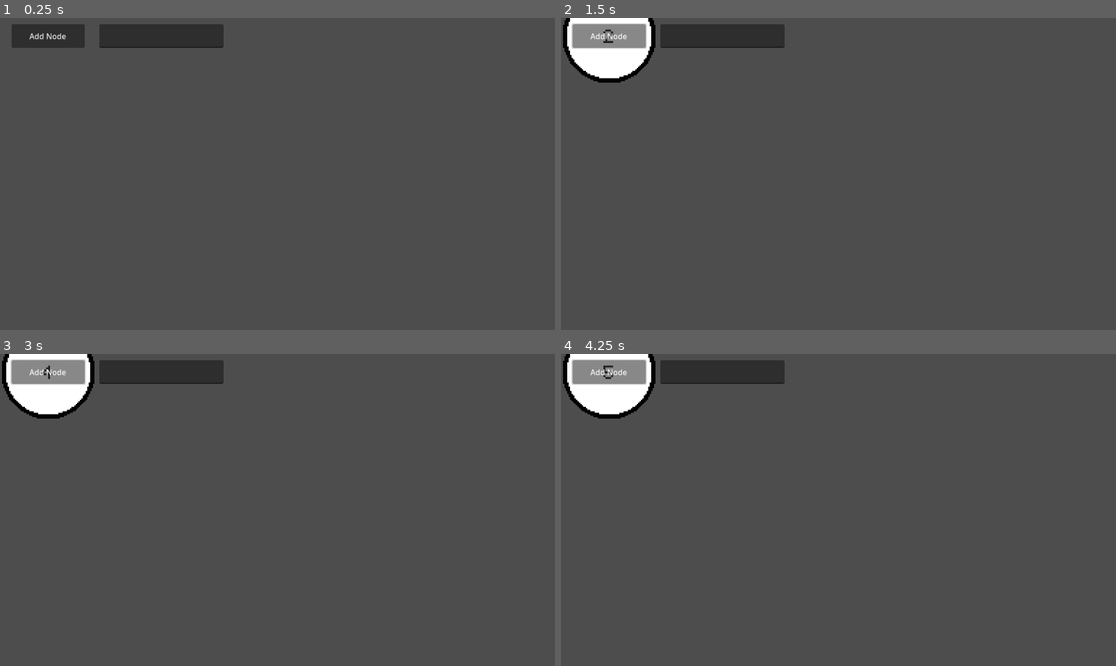
Above: before the commit, frames 1-4 (two rows, left to right).
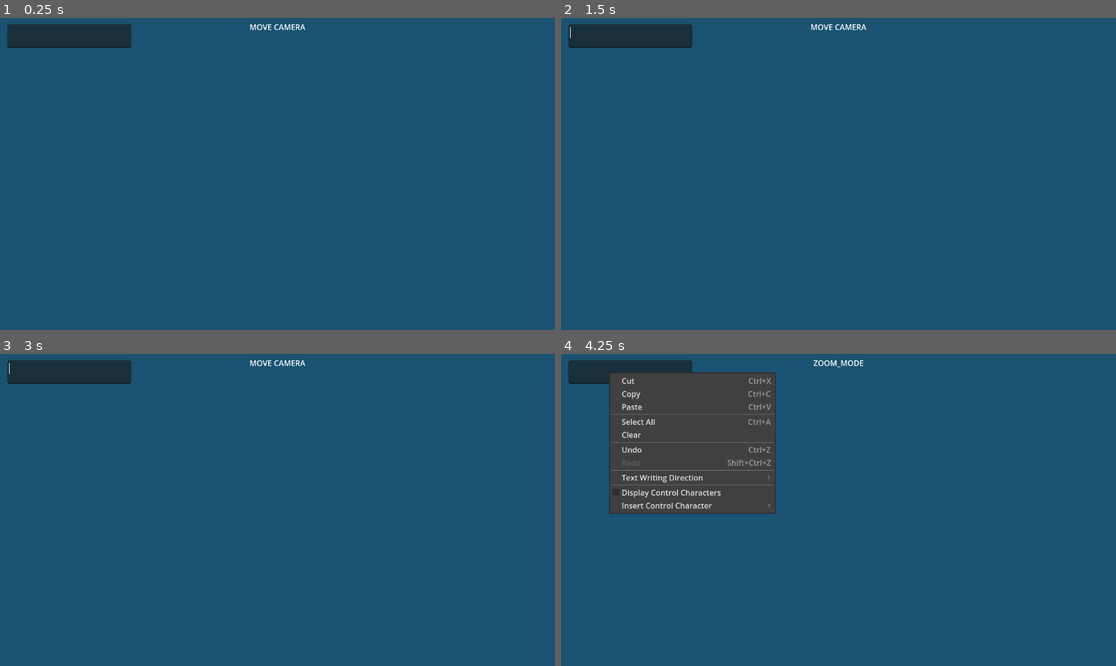
Above: after the commit, the same moments.

Repository: gabrieldudau/DSAVisualizer
Game: Godot game, scene res://scenes/main.tscn
Two runs of this game, one before a commit and one after it. Both use one fixed random seed, a clock stepped at 60 frames per second and the inputs below.
Inputs (mouse positions are in pixels of both pictures, inside the frame that each line leads up to):
- Up to frame 1 (0.25 s): no input
- Up to frame 2 (1.5 s): click (610, 36) at 0.5 s, where only the run before the commit has a clickable "Add Node"; click (610, 36) at 1.25 s, where only the run before the commit has a clickable "Add Node"
- Up to frame 3 (3 s): click (49, 372) at 2 s, where only the run before the commit has a clickable "Add Node"; tap Enter at 2.75 s; move the mouse to (49, 372) at 2.77 s; press the mouse at (49, 372) at 2.78 s
- Up to frame 4 (4.25 s): right-click (610, 372) at 3.05 s; tap Space at 3.5 s; release the mouse at (610, 372) at 3.53 s; right-click (610, 372) at 3.6 s; click (610, 372) at 3.8 s

The runs differ from the first frame. In frame 1, 99% of the frame differs, in the area x 0-100%, y 0-100%; in frame 2, 100%; in frame 3, 100%; in frame 4, 88%.

Commit message:
node-adding functionality, zoom mode, move mode, tree-nodes now have actual binary-tree parameters

Diff:
--- /dev/null
+++ b/global_signal/global_signal.gd
@@ -0,0 +1,4 @@
+extends Node
+
+# Takes a Tree Node as an argument
+signal newNode(instance:Area2D)
--- a/project.godot
+++ b/project.godot
@@ -14,6 +14,10 @@
 run/main_scene="uid://d2xh40qn3a1ii"
 config/features=PackedStringArray("4.4", "Forward Plus")
 config/icon="res://icon.svg"
+
+[autoload]
+
+GlobalSignal="*res://global_signal/global_signal.gd"
 
 [dotnet]
 
@@ -35,3 +39,4 @@
 [rendering]
 
 textures/canvas_textures/default_texture_filter=0
+environment/defaults/default_clear_color=Color(0.0968892, 0.323743, 0.441436, 1)
--- a/scenes/main.tscn
+++ b/scenes/main.tscn
@@ -1,32 +1,38 @@
-[gd_scene load_steps=3 format=3 uid="uid://d2xh40qn3a1ii"]
+[gd_scene load_steps=4 format=3 uid="uid://d2xh40qn3a1ii"]
 
 [ext_resource type="Script" uid="uid://77p6d5dnv1pd" path="res://scripts/game_controler.gd" id="1_o5qli"]
-[ext_resource type="Script" uid="uid://bg7gfpb7qqef2" path="res://scripts/add_node.gd" id="2_0wfyh"]
+[ext_resource type="Script" uid="uid://b0t6b0yx088o8" path="res://scripts/tree_node_input.gd" id="3_sugp2"]
+[ext_resource type="Script" uid="uid://cny6u56owmp3m" path="res://scripts/bin_tree_handler.gd" id="4_jyhfs"]
 
-[node name="GameControler" type="Node"]
+[node name="GameControler" type="Node2D"]
 script = ExtResource("1_o5qli")
 
 [node name="Control" type="CanvasLayer" parent="."]
 
-[node name="Button" type="Button" parent="Control"]
-offset_left = 24.0
+[node name="TextEdit" type="TextEdit" parent="Control"]
+offset_left = 15.0
 offset_top = 13.0
-offset_right = 176.0
+offset_right = 273.0
 offset_bottom = 62.0
-text = "Add Node"
-script = ExtResource("2_0wfyh")
+script = ExtResource("3_sugp2")
 
-[node name="TextEdit" type="TextEdit" parent="Control"]
-offset_left = 206.0
-offset_top = 13.0
-offset_right = 464.0
-offset_bottom = 62.0
+[node name="Label" type="Label" parent="Control"]
+anchors_preset = 5
+anchor_left = 0.5
+anchor_right = 0.5
+offset_left = -20.0
+offset_top = 7.0
+offset_right = 20.0
+offset_bottom = 30.0
+grow_horizontal = 2
 
 [node name="Camera2D" type="Camera2D" parent="."]
 
-[node name="Lines" type="Node" parent="."]
+[node name="Lines" type="Node2D" parent="."]
 
-[node name="TreeNodes" type="Node" parent="."]
+[node name="TreeNodes" type="Node2D" parent="."]
+script = ExtResource("4_jyhfs")
 
-[connection signal="mouse_entered" from="Control/Button" to="." method="_on_button_mouse_entered"]
-[connection signal="mouse_entered" from="Control/Button" to="Control/Button" method="_on_mouse_entered"]
+[connection signal="text_changed" from="Control/TextEdit" to="Control/TextEdit" method="_on_text_changed"]
+[connection signal="tree_entered" from="TreeNodes" to="TreeNodes" method="_on_tree_entered"]
+[connection signal="tree_exiting" from="TreeNodes" to="TreeNodes" method="_on_tree_exiting"]
--- a/scenes/tree_node.tscn
+++ b/scenes/tree_node.tscn
@@ -5,13 +5,13 @@
 [ext_resource type="FontFile" uid="uid://bwnejgghmtjhc" path="res://assets/fonts/pixeloid-font/PixeloidMono-d94EV.ttf" id="2_spehj"]
 
 [sub_resource type="CircleShape2D" id="CircleShape2D_spehj"]
-radius = 92.0
+radius = 61.6604
 
 [node name="TreeNode" type="Area2D"]
 script = ExtResource("1_spehj")
 
 [node name="Sprite2D" type="Sprite2D" parent="."]
-scale = Vector2(3, 3)
+scale = Vector2(2, 2)
 texture = ExtResource("1_m7hul")
 
 [node name="Label" type="Label" parent="."]
@@ -32,3 +32,4 @@
 
 [connection signal="mouse_entered" from="." to="." method="_on_mouse_entered"]
 [connection signal="mouse_exited" from="." to="." method="_on_mouse_exited"]
+[connection signal="ready" from="." to="." method="_on_ready"]
--- a/scripts/add_node.gd
+++ /dev/null
@@ -1 +0,0 @@
-extends Button
--- /dev/null
+++ b/scripts/bin_tree_handler.gd
@@ -0,0 +1,77 @@
+extends Node2D
+
+@onready var game_controler: Node2D = $".."
+
+const TREE_NODE = preload("res://scenes/tree_node.tscn")
+var root
+
+func _on_tree_entered() -> void:
+	GlobalSignal.newNode.connect(add_node)
+
+func _on_tree_exiting() -> void:
+	GlobalSignal.newNode.disconnect(add_node)
+
+
+func add_node(tree_node:Area2D) -> void:
+	var offset_vertical = -200
+	var x = root
+	var px = null
+
+	var left_subtree = null
+	var place_in_horizontal:String = ""
+	while x != null:
+		px = x
+		if (x.key > tree_node.key):
+			# actual logic
+			x = x.left
+
+			# logic for placement of graphical nodes
+			if left_subtree == null:
+				left_subtree = true
+			elif left_subtree == true:
+				place_in_horizontal += "1"
+			else:
+				place_in_horizontal += "0"
+		else:
+			# actual logic
+			x=x.right
+
+			# logic for placement of graphical nodes
+			if left_subtree == null:
+				left_subtree = false
+			elif left_subtree == true:
+				place_in_horizontal += "0"
+			else:
+				place_in_horizontal += "1"
+
+		# increasing the layer
+		offset_vertical += 150
+
+	tree_node.parent = px
+	if px == null:
+		root = tree_node
+		# position of root
+		tree_node.position = Vector2(0, -200)
+		add_child(tree_node)
+		return
+	else:
+		if px.key > tree_node.key:
+			px.left = tree_node
+		else:
+			px.right = tree_node
+
+	# calculate the offset with a binary number. The created string is the binary number, for the
+	# place that the node will receive in that layer. For example the binary number 0 would mean that
+	# the node is horizontaly, on the 1. place, either right or left.
+
+	var offset_horizontal = 75 + 150*convert_bin_to_int(place_in_horizontal)
+	offset_horizontal *= (-1) if left_subtree else 1
+	tree_node.position = Vector2(offset_horizontal, offset_vertical)
+	add_child(tree_node)
+
+
+func convert_bin_to_int(num:String):
+	var sum = 0
+	for i in range (0,num.length()):
+		sum += int(num[i]) * pow(2,num.length() - 1 - i)
+	return sum
--- a/scripts/damped_spring_joint_2d.gd
+++ /dev/null
@@ -1,6 +0,0 @@
-extends DampedSpringJoint2D
-
-
-# Called when the node enters the scene tree for the first time.
-func _ready() -> void:
-	pass # Replace with function body.
--- a/scripts/game_controler.gd
+++ b/scripts/game_controler.gd
@@ -3,41 +3,68 @@
 @onready var camera: Camera2D = $"Camera2D"
 @onready var tree_nodes: Node = $TreeNodes
 @onready var lines: Node = $Lines
+@onready var label: Label = $Control/Label
 
 
 var TREE_NODE = preload("res://scenes/tree_node.tscn")
-@export var insertNodes := true
-var count;
 
-func _ready() -> void:
-	count = 0
+enum {ZOOM_MODE ,DELETE_MODE , MOVE_CAMERA_MODE}
+var current_mode := MOVE_CAMERA_MODE
+var mousepos
+
 
 # Called every frame. 'delta' is the elapsed time since the previous frame.
 func _process(delta: float) -> void:
 
+	mousepos = get_viewport().get_mouse_position() - Vector2(get_viewport().size.x/2, get_viewport().size.y/2) + camera.get_screen_center_position()
+
+	label.text = "MOVE CAMERA" if (current_mode == MOVE_CAMERA_MODE) else "ZOOM_MODE" if (current_mode == ZOOM_MODE) else "DELETE NODE"
+
 	# toggle between placing mode, and not placing
 	if Input.is_action_just_pressed("rightMB"):
-		insertNodes = !insertNodes
+		current_mode = ZOOM_MODE if (current_mode == DELETE_MODE) else DELETE_MODE if (current_mode == MOVE_CAMERA_MODE) else MOVE_CAMERA_MODE
 
-	var mouse_pos = get_viewport().get_mouse_position() - Vector2(get_viewport().size.x/2, get_viewport().size.y/2) + camera.get_screen_center_position()
+	match current_mode:
+		ZOOM_MODE:
+			zoom()
+		DELETE_MODE:
+			delete_tree_node()
+		MOVE_CAMERA_MODE:
+			move_camera()
 
+# Diese Variablen sind nur für die Folgende Funktion wichtig:
+var moving_camera
+var current_mouse_pos
+
+func zoom():
 	if Input.is_action_just_pressed("leftMB"):
-		if insertNodes:
-			count += 1
-			create_tree_node(mouse_pos, str(count))
-		else:
-			for child in tree_nodes.get_children():
-				if child.touched == true:
-					child.queue_free()
+		current_mouse_pos = get_viewport().get_mouse_position()
+	elif Input.is_action_pressed("leftMB"):
+		var delta_move:Vector2 = (get_viewport().get_mouse_position() - current_mouse_pos) / 100
+		current_mouse_pos = get_viewport().get_mouse_position()
+		delta_move = Vector2(1,1) * delta_move.length() * ((delta_move.y / abs(delta_move.y)) if delta_move.y != 0 else 0)
+		camera.zoom += delta_move if (camera.zoom + delta_move > Vector2(0,0)) else Vector2(0,0)
+
+		print(delta_move.abs())
+
+func move_camera():
+	if Input.is_action_just_pressed("leftMB"):
+		current_mouse_pos = get_viewport().get_mouse_position()
+	elif Input.is_action_pressed("leftMB"):
+		var delta_move = get_viewport().get_mouse_position() - current_mouse_pos
+		current_mouse_pos = get_viewport().get_mouse_position()
+		camera.position -= delta_move/camera.zoom
+
+
+
+func delete_tree_node():
+	if Input.is_action_just_pressed("leftMB"):
+		for child in tree_nodes.get_children():
+			if child.touched == true:
+				child.queue_free()
 			if(tree_nodes.get_children().size() >= 2):
 				line_between(tree_nodes.get_child(0).position, tree_nodes.get_child(1).position)
 
-# Creates a tree node at the given position with the given text
-func create_tree_node(position:Vector2, text:String):
-	var tree_node = TREE_NODE.instantiate()
-	tree_node.position = position
-	tree_node.get_child(1).text = text
-	tree_nodes.add_child(tree_node)
 
 # Creates a line between two given Vector2
 func line_between(first:Vector2, second:Vector2):
--- a/scripts/tree_node.gd
+++ b/scripts/tree_node.gd
@@ -2,7 +2,13 @@
 
 @onready var label: Label = $Label
 
+var left: Area2D
+var right: Area2D
+var parent: Area2D
+var key: int
+
 var touched = false
+
 
 func _on_mouse_entered() -> void:
 	touched = true
@@ -10,3 +16,7 @@
 
 func _on_mouse_exited() -> void:
 	touched = false
+
+
+func _on_ready() -> void:
+	label.text = str(key)
--- /dev/null
+++ b/scripts/tree_node_input.gd
@@ -0,0 +1,15 @@
+extends TextEdit
+
+const TREE_NODE = preload("res://scenes/tree_node.tscn")
+
+func _on_text_changed() -> void:
+	if(text.contains("\n")):
+		var input = text.substr(0,text.length() - 1)
+		if(!input.is_valid_int()):
+			text = ""
+			print("wrong input")
+			return
+		var treeNode = TREE_NODE.instantiate()
+		treeNode.key = int(input)
+		text = ""
+		GlobalSignal.newNode.emit(treeNode)
Not shown, added: global_signal/global_signal.gd.uid
Not shown, added: old_code/game_control.txt
Not shown, removed: scripts/add_node.gd.uid
Not shown, added: scripts/bin_tree_handler.gd.uid
Not shown, removed: scripts/damped_spring_joint_2d.gd.uid
Not shown, added: scripts/tree_node_input.gd.uid
